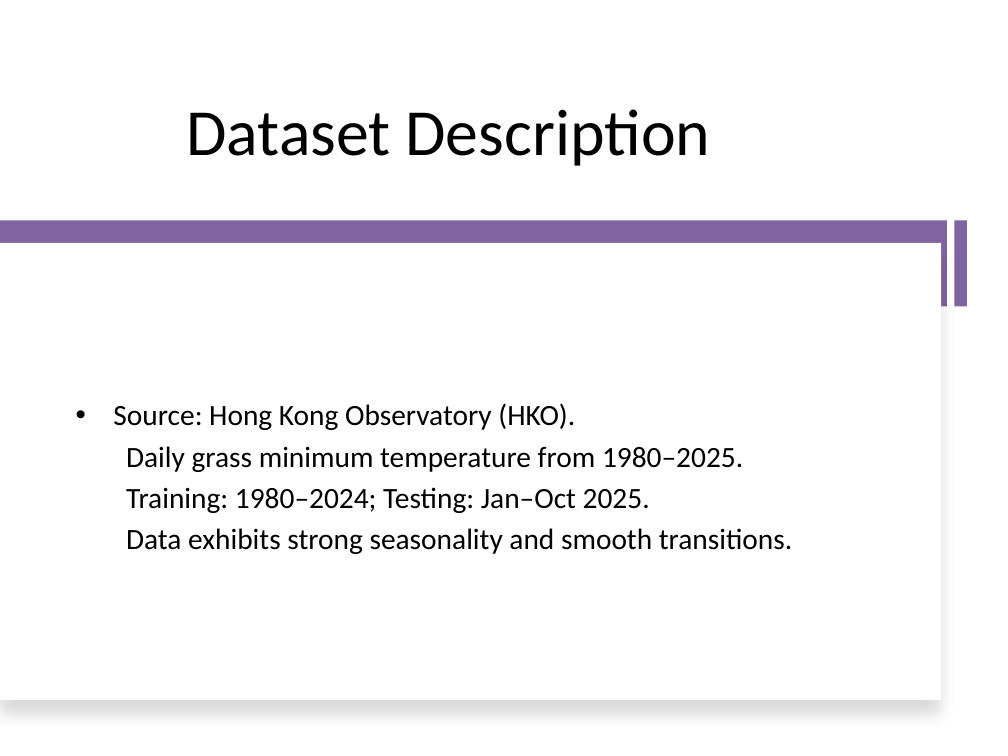
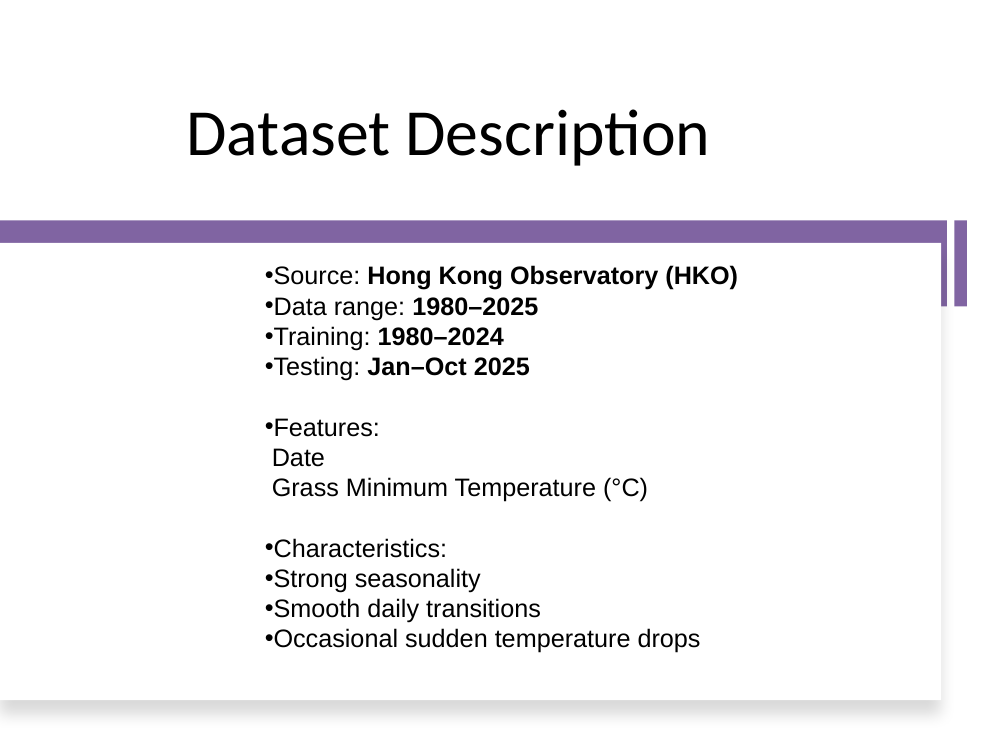
Before and after one commit to Ahhaeyy/DIT5411-RNN-LSTM-Temperature-Forecasting, a slide deck: slide 4 of DIT5411_220134800_Project_Presentation.pptx. Drawn at 1008x756 pixels with LibreOffice and Linux fonts; fonts in the diff are those of the drawing. Boxes give left, top, right and bottom in pixels: in the first picture for what was removed or moved away, otherwise in the second. Text is boxed around its words. In the diff, an @@ line names an element or a change of style, - is before the commit and + after.

```diff
--- a/DIT5411_220134800_Project_Presentation.pptx
+++ b/DIT5411_220134800_Project_Presentation.pptx
@@ text at [265, 265, 738, 653]: text changed; size 21 to 18 pt; font Calibri to Arial @@
-• Source: Hong Kong Observatory (HKO).
-  Daily grass minimum temperature from 1980–2025.
-  Training: 1980–2024; Testing: Jan–Oct 2025.
-  Data exhibits strong seasonality and smooth transitions.
+• Source: Hong Kong Observatory (HKO)
+• Data range: 1980–2025
+• Training: 1980–2024
+• Testing: Jan–Oct 2025
+• Features:
+Date
+Grass Minimum Temperature (°C)
+• Characteristics:
+• Strong seasonality
+• Smooth daily transitions
+• Occasional sudden temperature drops
```
Also in this commit, not shown: 9 other slides changed, 1 slide added, 1 other file.
